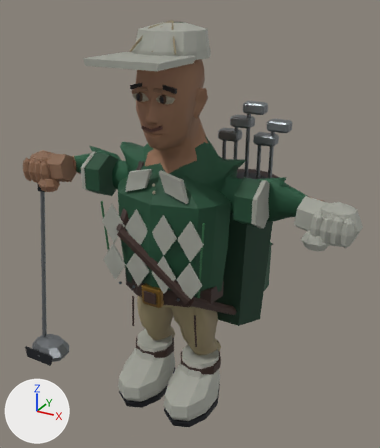
Renders of the glTF model public/batalla/modelos/ap_birdie.glb from each side of a commit.
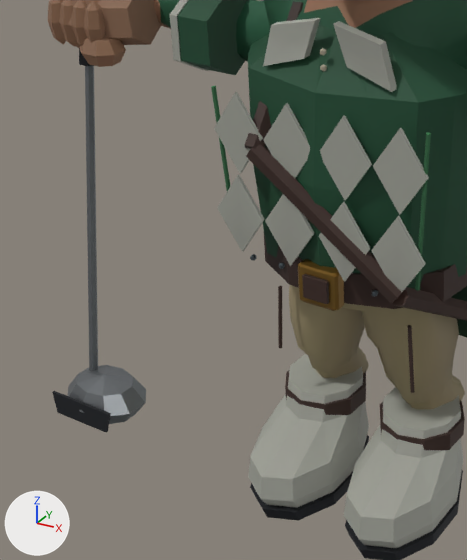
There are two pictures of each version: one whole from a 50 mm camera at (1.57, -2.63, 2.65) aimed at (0.05, 0.13, 1.27), one close up on the part from 0% to 58% of the width and 36% to 95% of the height. Every picture has the same lights, and +X, +Y and +Z are marked at lower left. The older version's two pictures come first. Where no turn or scale is listed for an object, it has been applied to the vertices. Vertices at exactly the same position are counted once.

In view in the first close-up: 'ap_birdie_v7'.
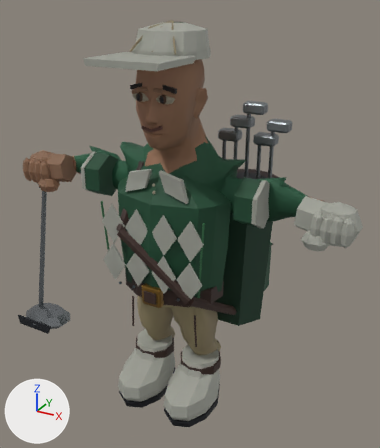
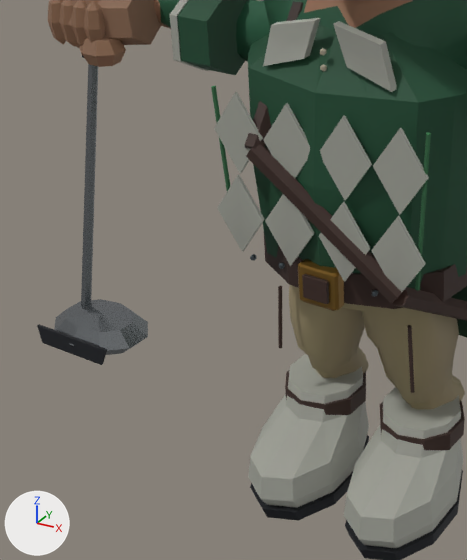
Patch to the scene script:
```diff
--- a/public/batalla/modelos/ap_birdie.glb.py
+++ b/public/batalla/modelos/ap_birdie.glb.py
@@ me_ap_birdie_upgraded @@
 me_ap_birdie_upgraded.from_pydata(...)  # 3077 vertices, 5677 faces; spans x -1.15..1.15, y -0.48..0.66, z 0.0..2.52
 # used by ob_ap_birdie_v7; location = (0.0, 0.0, 0.0)
+# me_ap_birdie_upgraded part 1: the loose piece of 12 vertices spanning x -1.1..-1.03, y -0.06..0.04, z 1.35..1.63 is scaled about its middle by (1.15, 1.09, 0.76), then moved by (0.05, -0.02, 0.01)
+# me_ap_birdie_upgraded part 2: the loose piece of 8 vertices spanning x -1.13..-0.87, y -0.33..-0.32, z 0.09..0.18 is scaled about its middle by (1.15, 1.09, 0.76), then moved by (0.06, -0.05, 0.34)
+# me_ap_birdie_upgraded part 3: the loose piece of 12 vertices spanning x -1.08..-1.05, y -0.2..0.01, z 0.2..1.55 is scaled about its middle by (1.15, 1.09, 0.76), then moved by (0.05, -0.03, 0.16)
+# me_ap_birdie_upgraded part 4: the loose piece of 50 vertices spanning x -1.15..-0.83, y -0.33..-0.09, z 0.05..0.23 is scaled about its middle by (1.15, 1.09, 0.76), then moved by (0.06, -0.04, 0.33)
 me_ap_birdie_upgraded.materials.append(mat_green)
```

Pixel boxes (x1, y1, x2, y2) of what changed, in the close-ups (467 x 560 px; the box of a moved part takes in the faces that stretch with it):
'ap_birdie_v7', reshaped
    before: (48, 0, 467, 560)
    after: (37, 0, 467, 560)
part 1 of me_ap_birdie_upgraded, moved or reshaped (not visible afterwards)
    before: (79, 48, 94, 66)
part 2 of me_ap_birdie_upgraded, moved or reshaped
    before: (52, 391, 110, 432)
    after: (37, 324, 107, 365)
part 3 of me_ap_birdie_upgraded, moved or reshaped
    before: (85, 66, 98, 371)
    after: (81, 64, 98, 306)
part 4 of me_ap_birdie_upgraded, moved or reshaped
    before: (67, 365, 146, 424)
    after: (54, 299, 148, 355)
